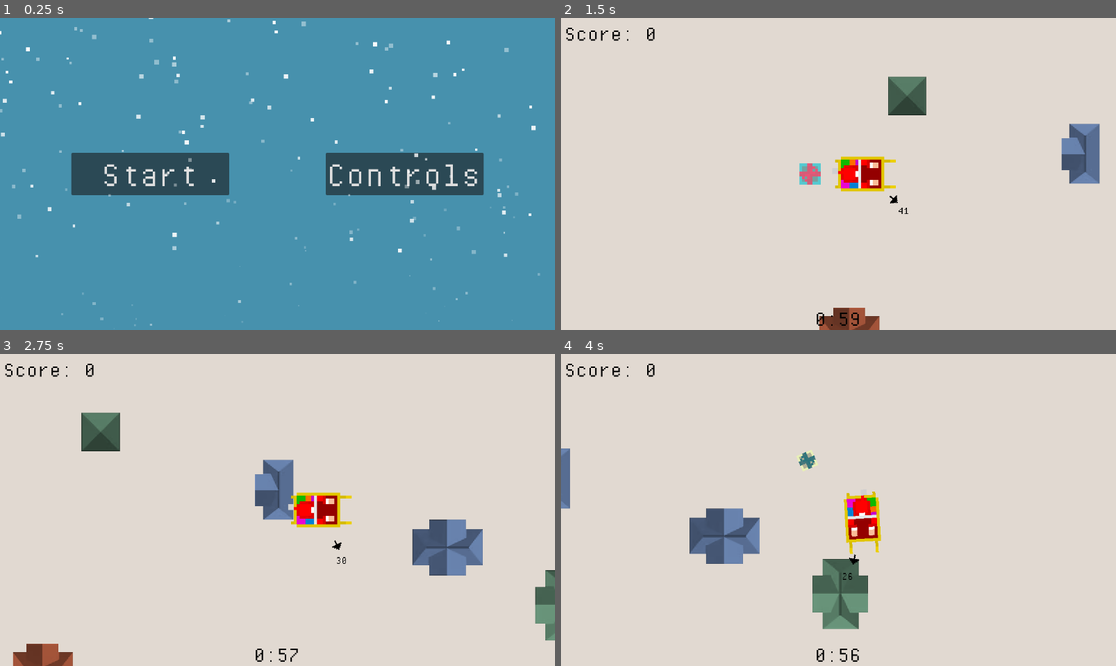
Above: before the commit, frames 1-4 (two rows, left to right).
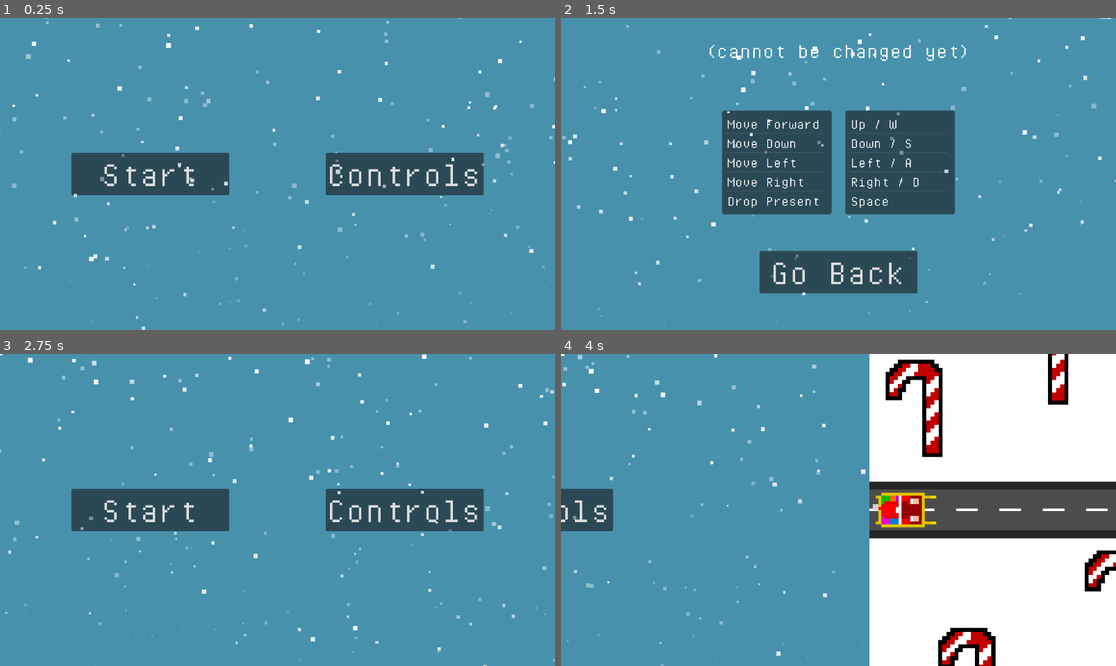
Above: after the commit, the same moments.

Repository: vindognz/RickAstleyDriving
Game: Godot game, scene res://scenes/start.tscn
The game is run twice, just before and just after one commit, with the same random seed, the same clock (stepped at 60 frames per second) and the same inputs.
Inputs (mouse positions are in pixels of both pictures, inside the frame that each line leads up to):
- Up to frame 1 (0.25 s): no input
- Up to frame 2 (1.5 s): click "Start" at 0.5 s; tap Enter at 1.25 s; hold Right (right) from 1.28 s (still down); tap Space (drop-present) at 1.35 s
- Up to frame 3 (2.75 s): release Right (right) at 2 s; click (277, 606) at 2 s, where only the run after the commit has a clickable "Go Back"
- Up to frame 4 (4 s): click (710, 510) at 2.75 s, where only the run after the commit has a clickable "Start"; hold Down (reverse) from 3.53 s (still down); tap Space (drop-present) at 3.6 s

The runs differ from the first frame. In frame 1, 1.8% of the frame differs, in the area x 0-100%, y 0-100%; in frame 2, 100%; in frame 3, 99%; in frame 4, 100%.

Commit message:
start animation

Diff:
--- a/scenes/sleigh.tscn
+++ b/scenes/sleigh.tscn
@@ -1,9 +1,8 @@
-[gd_scene load_steps=7 format=3 uid="uid://ct4m78lg3umrx"]
+[gd_scene load_steps=6 format=3 uid="uid://ct4m78lg3umrx"]
 
 [ext_resource type="Script" path="res://scripts/sleigh.gd" id="1_3lbwp"]
 [ext_resource type="Texture2D" uid="uid://bc6x30i600jaq" path="res://assets/player/car.png" id="2_o0r6h"]
 [ext_resource type="Texture2D" uid="uid://coqd6vlkpv1o5" path="res://assets/sprites/arrow.png" id="4_01dq6"]
-[ext_resource type="Texture2D" uid="uid://colw24c4qa0gr" path="res://assets/player/presents.png" id="4_bk8ik"]
 [ext_resource type="FontFile" uid="uid://cnj4h0pa4keai" path="res://assets/fonts/PixelOperatorMono.ttf" id="4_t5u2y"]
 
 [sub_resource type="RectangleShape2D" id="RectangleShape2D_an6ev"]
@@ -27,11 +26,6 @@
 scale = Vector2(2, 2)
 texture = ExtResource("2_o0r6h")
 
-[node name="SleighPresents" type="Sprite2D" parent="."]
-rotation = 1.5708
-scale = Vector2(2, 2)
-texture = ExtResource("4_bk8ik")
-
 [node name="BackMarker" type="Marker2D" parent="."]
 position = Vector2(-30, 0)
 
--- a/scenes/start.tscn
+++ b/scenes/start.tscn
@@ -1,7 +1,10 @@
-[gd_scene load_steps=10 format=3 uid="uid://cxjsbetp8h6rb"]
+[gd_scene load_steps=17 format=3 uid="uid://cxjsbetp8h6rb"]
 
 [ext_resource type="Script" path="res://scripts/startthegame.gd" id="1_dtbeo"]
 [ext_resource type="FontFile" uid="uid://cnj4h0pa4keai" path="res://assets/fonts/PixelOperatorMono.ttf" id="2_qrxda"]
+[ext_resource type="Texture2D" uid="uid://c3s73kopoyl8i" path="res://assets/sprites/takeoff.png" id="3_wtpvh"]
+[ext_resource type="Texture2D" uid="uid://bc6x30i600jaq" path="res://assets/player/car.png" id="4_k2v65"]
+[ext_resource type="Texture2D" uid="uid://bmo4u0pjafb86" path="res://assets/sprites/takeofftwo.png" id="5_3qfkf"]
 
 [sub_resource type="Curve" id="Curve_mxd2p"]
 _data = [Vector2(0, 1), 0.0, 0.0, 0, 0, Vector2(1, 0), -1.88673, 0.0, 0, 0]
@@ -41,6 +44,180 @@
 turbulence_influence_min = 0.02
 turbulence_influence_max = 0.08
 
+[sub_resource type="Animation" id="Animation_asu8a"]
+resource_name = "start_game"
+length = 15.0
+tracks/0/type = "value"
+tracks/0/imported = false
+tracks/0/enabled = true
+tracks/0/path = NodePath(".:position")
+tracks/0/interp = 1
+tracks/0/loop_wrap = true
+tracks/0/keys = {
+"times": PackedFloat32Array(0, 2.5),
+"transitions": PackedFloat32Array(1, 1),
+"update": 0,
+"values": [Vector2(576, 324), Vector2(-1344, 324)]
+}
+tracks/1/type = "value"
+tracks/1/imported = false
+tracks/1/enabled = true
+tracks/1/path = NodePath("StartAnim/Takeoff/Car:position")
+tracks/1/interp = 1
+tracks/1/loop_wrap = true
+tracks/1/keys = {
+"times": PackedFloat32Array(1.26667, 2.76667, 3.76667, 5.76667, 7.76667, 9, 11, 12, 13.5),
+"transitions": PackedFloat32Array(1, 1, 1, 1, 1, 1, 1, 1, 1),
+"update": 0,
+"values": [Vector2(-887, 0), Vector2(-387, 0), Vector2(-87, 0), Vector2(597, 0), Vector2(1054, 0), Vector2(1316, 0), Vector2(1711, 0), Vector2(1977, 0), Vector2(2391, 0)]
+}
+tracks/2/type = "value"
+tracks/2/imported = false
+tracks/2/enabled = true
+tracks/2/path = NodePath("StartAnim/Takeoff/Car:scale")
+tracks/2/interp = 1
+tracks/2/loop_wrap = true
+tracks/2/keys = {
+"times": PackedFloat32Array(2.26667, 3.76667, 5.76667),
+"transitions": PackedFloat32Array(1, 1, 1),
+"update": 0,
+"values": [Vector2(6, 6), Vector2(12, 12), Vector2(14, 14)]
+}
+tracks/3/type = "value"
+tracks/3/imported = false
+tracks/3/enabled = true
+tracks/3/path = NodePath("StartAnim:position")
+tracks/3/interp = 1
+tracks/3/loop_wrap = true
+tracks/3/keys = {
+"times": PackedFloat32Array(4.26667, 5.76667, 7.76667, 9, 11, 12, 13.5),
+"transitions": PackedFloat32Array(1, 1, 1, 1, 1, 1, 1),
+"update": 0,
+"values": [Vector2(1920, 0), Vector2(1320, 0), Vector2(920, 0), Vector2(620, 0), Vector2(220, 0), Vector2(-80, 0), Vector2(-480, 0)]
+}
+tracks/4/type = "value"
+tracks/4/imported = false
+tracks/4/enabled = true
+tracks/4/path = NodePath("StartAnim/Takeofftwo/GPUParticles2D:process_material:scale")
+tracks/4/interp = 1
+tracks/4/loop_wrap = true
+tracks/4/keys = {
+"times": PackedFloat32Array(7.1, 8.5, 11),
+"transitions": PackedFloat32Array(1, 1, 1),
+"update": 0,
+"values": [Vector2(5, 10), Vector2(30, 50), Vector2(100, 100)]
+}
+tracks/5/type = "value"
+tracks/5/imported = false
+tracks/5/enabled = true
+tracks/5/path = NodePath("StartAnim/Takeofftwo/ColorRect:color")
+tracks/5/interp = 1
+tracks/5/loop_wrap = true
+tracks/5/keys = {
+"times": PackedFloat32Array(13.6, 14.1),
+"transitions": PackedFloat32Array(1, 1),
+"update": 0,
+"values": [Color(1, 1, 1, 0), Color(1, 1, 1, 1)]
+}
+
+[sub_resource type="Animation" id="Animation_qjn56"]
+length = 0.001
+tracks/0/type = "value"
+tracks/0/imported = false
+tracks/0/enabled = true
+tracks/0/path = NodePath(".:position")
+tracks/0/interp = 1
+tracks/0/loop_wrap = true
+tracks/0/keys = {
+"times": PackedFloat32Array(0),
+"transitions": PackedFloat32Array(1),
+"update": 0,
+"values": [Vector2(576, 324)]
+}
+tracks/1/type = "value"
+tracks/1/imported = false
+tracks/1/enabled = true
+tracks/1/path = NodePath("StartAnim/Takeoff/Car:position")
+tracks/1/interp = 1
+tracks/1/loop_wrap = true
+tracks/1/keys = {
+"times": PackedFloat32Array(0),
+"transitions": PackedFloat32Array(1),
+"update": 0,
+"values": [Vector2(-887, 0)]
+}
+tracks/2/type = "value"
+tracks/2/imported = false
+tracks/2/enabled = true
+tracks/2/path = NodePath("StartAnim/Takeoff/Car:scale")
+tracks/2/interp = 1
+tracks/2/loop_wrap = true
+tracks/2/keys = {
+"times": PackedFloat32Array(0),
+"transitions": PackedFloat32Array(1),
+"update": 0,
+"values": [Vector2(6, 6)]
+}
+tracks/3/type = "value"
+tracks/3/imported = false
+tracks/3/enabled = true
+tracks/3/path = NodePath("StartAnim:position")
+tracks/3/interp = 1
+tracks/3/loop_wrap = true
+tracks/3/keys = {
+"times": PackedFloat32Array(0),
+"transitions": PackedFloat32Array(1),
+"update": 0,
+"values": [Vector2(1920, 0)]
+}
+tracks/4/type = "value"
+tracks/4/imported = false
+tracks/4/enabled = true
+tracks/4/path = NodePath("StartAnim/Takeofftwo/GPUParticles2D:process_material:scale")
+tracks/4/interp = 1
+tracks/4/loop_wrap = true
+tracks/4/keys = {
+"times": PackedFloat32Array(0),
+"transitions": PackedFloat32Array(1),
+"update": 0,
+"values": [Vector2(5, 10)]
+}
+tracks/5/type = "value"
+tracks/5/imported = false
+tracks/5/enabled = true
+tracks/5/path = NodePath("StartAnim/Takeofftwo/ColorRect:color")
+tracks/5/interp = 1
+tracks/5/loop_wrap = true
+tracks/5/keys = {
+"times": PackedFloat32Array(0),
+"transitions": PackedFloat32Array(1),
+"update": 0,
+"values": [Color(1, 1, 1, 1)]
+}
+
+[sub_resource type="AnimationLibrary" id="AnimationLibrary_nnbgp"]
+_data = {
+"RESET": SubResource("Animation_qjn56"),
+"start_game": SubResource("Animation_asu8a")
+}
+
+[sub_resource type="ParticleProcessMaterial" id="ParticleProcessMaterial_ovwub"]
+particle_flag_disable_z = true
+emission_shape = 3
+emission_box_extents = Vector3(1000, 1, 1)
+direction = Vector3(0, 1, 0)
+initial_velocity_max = 20.0
+gravity = Vector3(20, 98, 0)
+scale_min = 5.0
+scale_max = 10.0
+scale_curve = SubResource("CurveTexture_d430h")
+color_initial_ramp = SubResource("GradientTexture1D_6snm4")
+alpha_curve = SubResource("CurveTexture_hmkw4")
+turbulence_enabled = true
+turbulence_noise_speed_random = 0.0
+turbulence_influence_min = 0.02
+turbulence_influence_max = 0.08
+
 [node name="Title" type="Control"]
 layout_mode = 3
 anchors_preset = 8
@@ -111,7 +288,54 @@
 lifetime = 20.0
 preprocess = 30.0
 visibility_rect = Rect2(0, 0, 1000, 1000)
-trail_lifetime = 0.1
+
+[node name="AnimationPlayer" type="AnimationPlayer" parent="."]
+libraries = {
+"": SubResource("AnimationLibrary_nnbgp")
+}
+
+[node name="StartAnim" type="Control" parent="."]
+layout_mode = 1
+anchors_preset = 8
+anchor_left = 0.5
+anchor_top = 0.5
+anchor_right = 0.5
+anchor_bottom = 0.5
+offset_left = 1920.0
+offset_right = 1920.0
+grow_horizontal = 2
+grow_vertical = 2
+
+[node name="Takeoff" type="Sprite2D" parent="StartAnim"]
+texture = ExtResource("3_wtpvh")
+
+[node name="Car" type="Sprite2D" parent="StartAnim/Takeoff"]
+z_index = 1
+position = Vector2(-887, 0)
+rotation = 1.5708
+scale = Vector2(6, 6)
+texture = ExtResource("4_k2v65")
+
+[node name="Takeofftwo" type="Sprite2D" parent="StartAnim"]
+position = Vector2(1920, 0)
+texture = ExtResource("5_3qfkf")
+
+[node name="GPUParticles2D" type="GPUParticles2D" parent="StartAnim/Takeofftwo"]
+z_index = 2
+position = Vector2(-460, -538)
+amount = 10000
+process_material = SubResource("ParticleProcessMaterial_ovwub")
+lifetime = 20.0
+preprocess = 30.0
+visibility_rect = Rect2(0, 0, 1000, 1000)
+
+[node name="ColorRect" type="ColorRect" parent="StartAnim/Takeofftwo"]
+z_index = 2
+offset_left = -1379.0
+offset_top = -678.0
+offset_right = 981.0
+offset_bottom = 703.0
 
 [connection signal="pressed" from="Start" to="." method="_start_pressed"]
 [connection signal="pressed" from="Controls" to="." method="_controls_pressed"]
+[connection signal="animation_finished" from="AnimationPlayer" to="." method="_on_animation_player_animation_finished"]
--- a/scenes/world.tscn
+++ b/scenes/world.tscn
@@ -1,14 +1,95 @@
-[gd_scene load_steps=7 format=3 uid="uid://gxd3cysg5ltg"]
+[gd_scene load_steps=11 format=3 uid="uid://gxd3cysg5ltg"]
 
+[ext_resource type="Script" path="res://scripts/fadein.gd" id="1_6eklj"]
 [ext_resource type="Script" path="res://scripts/house-generator.gd" id="1_qi4h0"]
 [ext_resource type="PackedScene" uid="uid://ct4m78lg3umrx" path="res://scenes/sleigh.tscn" id="2_igq26"]
 [ext_resource type="FontFile" uid="uid://cnj4h0pa4keai" path="res://assets/fonts/PixelOperatorMono.ttf" id="3_ndi0w"]
 [ext_resource type="Script" path="res://scripts/time_label.gd" id="4_3vkig"]
 [ext_resource type="Script" path="res://scripts/score_label.gd" id="5_crial"]
 
+[sub_resource type="Animation" id="Animation_347ji"]
+resource_name = "fade_in"
+tracks/0/type = "value"
+tracks/0/imported = false
+tracks/0/enabled = true
+tracks/0/path = NodePath(".:color")
+tracks/0/interp = 1
+tracks/0/loop_wrap = true
+tracks/0/keys = {
+"times": PackedFloat32Array(0, 1),
+"transitions": PackedFloat32Array(1, 1),
+"update": 0,
+"values": [Color(1, 1, 1, 1), Color(1, 1, 1, 0)]
+}
+tracks/1/type = "value"
+tracks/1/imported = false
+tracks/1/enabled = true
+tracks/1/path = NodePath("../CanvasLayer:visible")
+tracks/1/interp = 1
+tracks/1/loop_wrap = true
+tracks/1/keys = {
+"times": PackedFloat32Array(0, 1),
+"transitions": PackedFloat32Array(1, 1),
+"update": 1,
+"values": [false, true]
+}
+
+[sub_resource type="Animation" id="Animation_gsbad"]
+length = 0.001
+tracks/0/type = "value"
+tracks/0/imported = false
+tracks/0/enabled = true
+tracks/0/path = NodePath(".:color")
+tracks/0/interp = 1
+tracks/0/loop_wrap = true
+tracks/0/keys = {
+"times": PackedFloat32Array(0),
+"transitions": PackedFloat32Array(1),
+"update": 0,
+"values": [Color(1, 1, 1, 1)]
+}
+tracks/1/type = "value"
+tracks/1/imported = false
+tracks/1/enabled = true
+tracks/1/path = NodePath("../CanvasLayer:visible")
+tracks/1/interp = 1
+tracks/1/loop_wrap = true
+tracks/1/keys = {
+"times": PackedFloat32Array(0),
+"transitions": PackedFloat32Array(1),
+"update": 1,
+"values": [false]
+}
+
+[sub_resource type="AnimationLibrary" id="AnimationLibrary_viqcn"]
+_data = {
+"RESET": SubResource("Animation_gsbad"),
+"fade_in": SubResource("Animation_347ji")
+}
+
 [sub_resource type="WorldBoundaryShape2D" id="WorldBoundaryShape2D_af2yc"]
 
 [node name="World" type="Node2D"]
+
+[node name="ColorRect" type="ColorRect" parent="."]
+z_index = 5
+anchors_preset = 8
+anchor_left = 0.5
+anchor_top = 0.5
+anchor_right = 0.5
+anchor_bottom = 0.5
+offset_left = -960.0
+offset_top = -540.0
+offset_right = 960.0
+offset_bottom = 540.0
+grow_horizontal = 2
+grow_vertical = 2
+script = ExtResource("1_6eklj")
+
+[node name="AnimationPlayer" type="AnimationPlayer" parent="ColorRect"]
+libraries = {
+"": SubResource("AnimationLibrary_viqcn")
+}
 
 [node name="HouseGenerator" type="Node" parent="."]
 script = ExtResource("1_qi4h0")
@@ -54,6 +135,7 @@
 shape = SubResource("WorldBoundaryShape2D_af2yc")
 
 [node name="CanvasLayer" type="CanvasLayer" parent="."]
+visible = false
 
 [node name="TimeLabel" type="Label" parent="CanvasLayer"]
 anchors_preset = 7
@@ -82,3 +164,5 @@
 theme_override_font_sizes/font_size = 48
 text = "Score: 0"
 script = ExtResource("5_crial")
+
+[connection signal="animation_finished" from="ColorRect/AnimationPlayer" to="ColorRect" method="_on_animation_player_animation_finished"]
--- /dev/null
+++ b/scripts/fadein.gd
@@ -0,0 +1,7 @@
+extends ColorRect
+
+func _ready() -> void:
+	$AnimationPlayer.play("fade_in")
+
+func _on_animation_player_animation_finished(anim_name: StringName) -> void:
+	queue_free()
--- a/scripts/startthegame.gd
+++ b/scripts/startthegame.gd
@@ -1,7 +1,12 @@
 extends Control
 
+@onready var animation_player: AnimationPlayer = $AnimationPlayer
+
 func _start_pressed() -> void:
-	get_tree().change_scene_to_file("res://scenes/world.tscn")
+	animation_player.play("start_game")
 
 func _controls_pressed() -> void:
 	get_tree().change_scene_to_file("res://scenes/controls.tscn")
+
+func _on_animation_player_animation_finished(anim_name: StringName) -> void:
+	get_tree().change_scene_to_file("res://scenes/world.tscn")
Binary file changed: assets/player/car.png
Binary file added: assets/sprites/takeoff.png
Not shown, added: assets/sprites/takeoff.png.import
Binary file added: assets/sprites/takeofftwo.png
Not shown, added: assets/sprites/takeofftwo.png.import
Not shown, changed: export_presets.cfg
